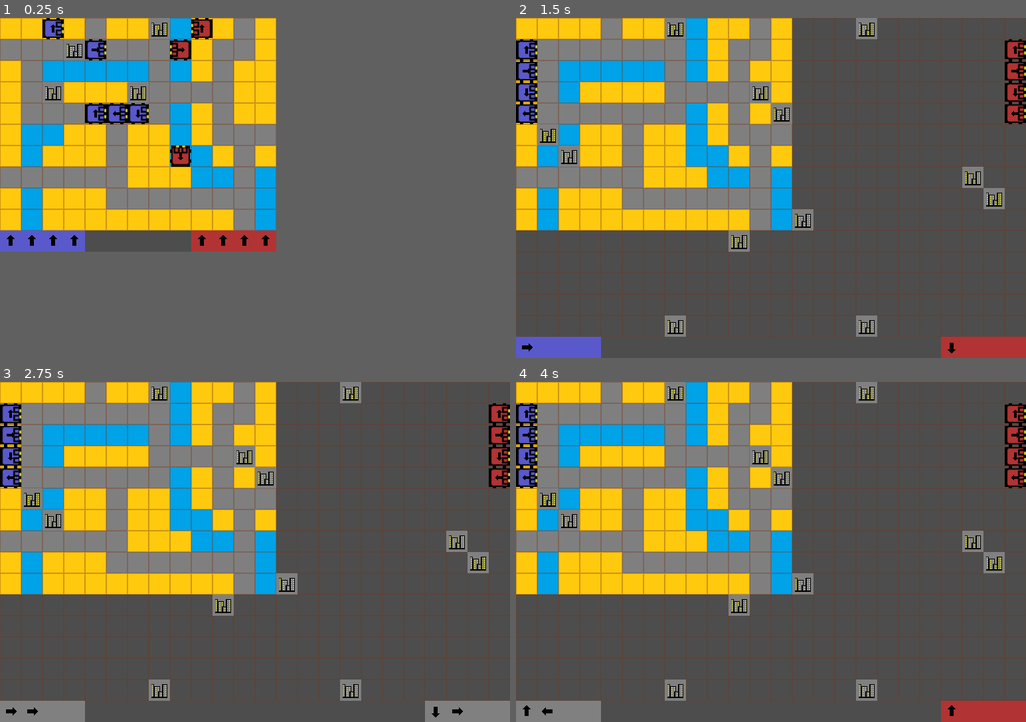
Above: before the commit, frames 1-4 (two rows, left to right).
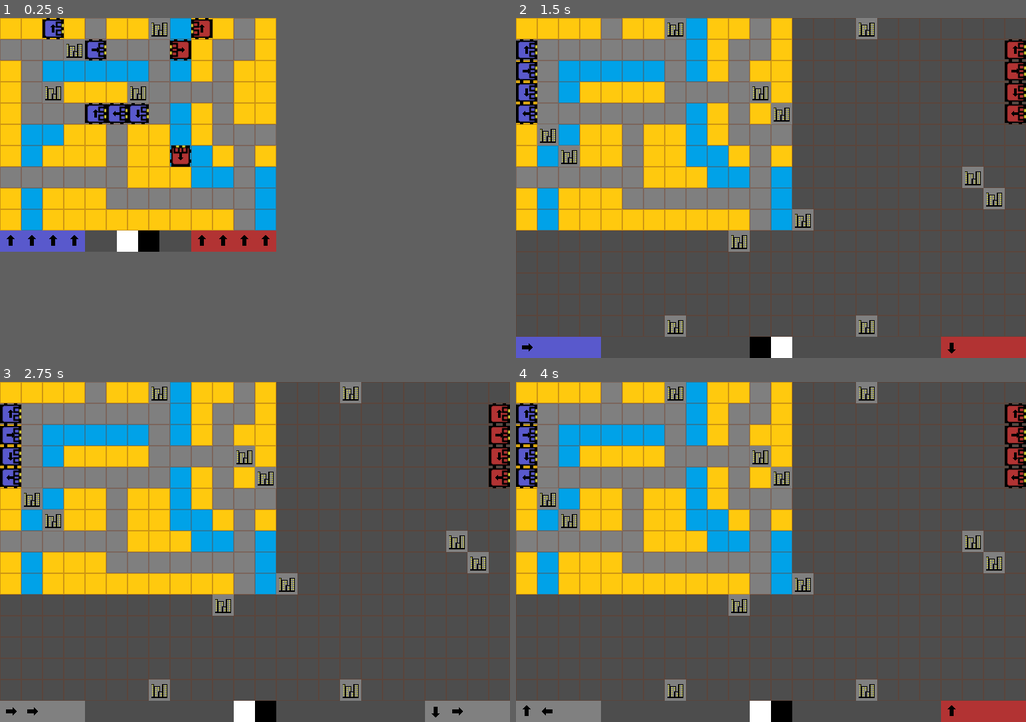
Above: after the commit, the same moments.

Repository: jelcofdice/MarchingBeat
Game: Godot game, scene res://Map.tscn
Two runs of this game, one before a commit and one after it. Both use one fixed random seed, a clock stepped at 60 frames per second and the inputs below.
Inputs:
- Up to frame 1 (0.25 s): no input
- Up to frame 2 (1.5 s): tap Enter at 0.5 s; hold D (player1_right) 0.53-1.28 s; tap Down (player2_down) at 0.6 s; tap Space (spacebar) at 1.25 s; hold S (player1_down) from 1.28 s (still down); tap Left (player2_left) at 1.35 s
- Up to frame 3 (2.75 s): release S (player1_down) at 2.03 s; hold D (player1_right) from 2.03 s (still down); tap Right (player2_right) at 2.1 s
- Up to frame 4 (4 s): tap Enter at 2.75 s; release D (player1_right) at 2.78 s; hold W (player1_up) 2.78-3.53 s; tap Up (player2_up) at 2.85 s; tap Space (spacebar) at 3.5, 3.6 s; hold A (player1_left) from 3.53 s (still down)

The runs differ from the first frame. In frame 1, 0.5% of the frame differs, in the area x 22-32%, y 62-69%; in frame 2, 0.5%; in frame 3, 0.5%; in frame 4, 0.5%.

Commit message:
feat(ui): Adds visual beat indicator

Diff:
--- a/Contest.gd
+++ b/Contest.gd
@@ -1,7 +1,7 @@
 class_name Contest
 extends GridSprite
 
-var lifetime: float = 4.0
+var lifetime: float = 2.0
 var age: float = 0.0
 
 func _ready():
--- a/Map.gd
+++ b/Map.gd
@@ -103,4 +103,4 @@
 	$Grid.grid_size = grid_size
 	var viewport_size: Vector2i = Vector2i(grid_size.x, grid_size.y+1) * tile_size
 	get_viewport().size = viewport_size
-	$UIRoot.size = viewport_size
+	$HUD.size = viewport_size
--- a/Map.tscn
+++ b/Map.tscn
@@ -4,8 +4,8 @@
 [ext_resource type="Script" path="res://Map.gd" id="2_t8eev"]
 [ext_resource type="Script" path="res://Grid.gd" id="3_ig4cb"]
 [ext_resource type="Texture2D" uid="uid://btjc055as2tnm" path="res://art/ui_sprites/tile_outline_32.png" id="4_xxk6c"]
-[ext_resource type="PackedScene" uid="uid://yr8ds7cusf4m" path="res://controller.tscn" id="5_xi3xu"]
 [ext_resource type="PackedScene" uid="uid://ch463wwyyf7r0" path="res://beat_sound.tscn" id="6_8ygd2"]
+[ext_resource type="PackedScene" uid="uid://cu8xhfe3hltu3" path="res://hud.tscn" id="6_arqim"]
 
 [node name="Map" type="TileMap" groups=["units"]]
 tile_set = ExtResource("1_gqfr5")
@@ -28,43 +28,16 @@
 
 [node name="HalfBeat" type="Timer" parent="."]
 
-[node name="UIRoot" type="Control" parent="."]
-layout_mode = 3
+[node name="BeatSound" parent="." instance=ExtResource("6_8ygd2")]
+
+[node name="HUD" parent="." instance=ExtResource("6_arqim")]
 anchors_preset = 0
-offset_right = 417.0
-offset_bottom = 319.0
-
-[node name="Controller1" parent="UIRoot" instance=ExtResource("5_xi3xu")]
-layout_mode = 1
-anchors_preset = 2
-anchor_left = 0.0
-anchor_top = 1.0
 anchor_right = 0.0
-anchor_bottom = 1.0
-offset_left = 0.0
-offset_top = -32.0
-offset_right = 128.0
-offset_bottom = 0.0
+anchor_bottom = 0.0
+offset_right = 416.0
+offset_bottom = 352.0
 grow_horizontal = 1
-grow_vertical = 0
-color = Color(0.392157, 0.392157, 0.823529, 1)
-
-[node name="Controller2" parent="UIRoot" instance=ExtResource("5_xi3xu")]
-layout_mode = 1
-anchors_preset = 3
-anchor_left = 1.0
-anchor_top = 1.0
-anchor_right = 1.0
-anchor_bottom = 1.0
-offset_left = -128.0
-offset_top = -32.0
-offset_right = 0.0
-offset_bottom = 0.0
-grow_horizontal = 0
-grow_vertical = 0
-team = 1
-
-[node name="BeatSound" parent="." instance=ExtResource("6_8ygd2")]
+grow_vertical = 1
 
 [connection signal="timeout" from="Beat" to="." method="_on_beat_timeout"]
 [connection signal="timeout" from="HalfBeat" to="." method="_on_half_beat_timeout"]
--- a/controller.gd
+++ b/controller.gd
@@ -76,11 +76,12 @@
 
 func _redraw_arrows():
     for i in range(len(_arrows)):
+        var arrow = _arrows[i]
         if len(_word) > i:
-            _arrows[i].modulate.a = 1
-            _arrows[i].rotation = _word[i] * PI/2
+            arrow.visible = true
+            arrow.rotation = _word[i] * PI/2
         else:
-            _arrows[i].modulate.a = 0
+            arrow.visible = false
 
 func set_tile_size(new_tile_size: int):
     # Update size of display area and all children by setting new pixel size of tiles
--- /dev/null
+++ b/hud.gd
@@ -0,0 +1,30 @@
+extends Control
+var grid_size: Vector2i = Vector2i(13, 10)
+var tile_size: int = 32
+
+const color_1: Color = Color(0.0, 0.0, 0.0)
+const color_2: Color = Color(1.0, 1.0, 1.0)
+var even: bool = true
+
+func _ready():
+    SignalBus.beat.connect(_on_beat)
+
+func _on_beat():
+    if even:
+        $BeatIndicatorLeft.color = color_1
+        $BeatIndicatorRight.color = color_2
+    else:
+        $BeatIndicatorLeft.color = color_2
+        $BeatIndicatorRight.color = color_1
+    even = !even
+
+func set_tile_size(value: int) -> void:
+    tile_size = value
+    for child in get_children():
+        if child is Controller:
+            child.set_tile_size(tile_size)
+        else: # BeatIndicators
+            child.size = tile_size
+
+func _on_resized():
+    pass
--- /dev/null
+++ b/hud.tscn
@@ -0,0 +1,72 @@
+[gd_scene load_steps=3 format=3 uid="uid://cu8xhfe3hltu3"]
+
+[ext_resource type="Script" path="res://hud.gd" id="1_r4i5e"]
+[ext_resource type="PackedScene" uid="uid://yr8ds7cusf4m" path="res://controller.tscn" id="2_kld8o"]
+
+[node name="HUD" type="Control"]
+layout_mode = 3
+anchors_preset = 15
+anchor_right = 1.0
+anchor_bottom = 1.0
+grow_horizontal = 2
+grow_vertical = 2
+script = ExtResource("1_r4i5e")
+
+[node name="Controller" parent="." instance=ExtResource("2_kld8o")]
+layout_mode = 1
+anchors_preset = 2
+anchor_left = 0.0
+anchor_top = 1.0
+anchor_right = 0.0
+anchor_bottom = 1.0
+offset_left = 0.0
+offset_top = -32.0
+offset_right = 128.0
+offset_bottom = 0.0
+grow_horizontal = 1
+grow_vertical = 0
+
+[node name="Controller2" parent="." instance=ExtResource("2_kld8o")]
+layout_mode = 1
+anchors_preset = 3
+anchor_left = 1.0
+anchor_top = 1.0
+anchor_right = 1.0
+anchor_bottom = 1.0
+offset_left = -128.0
+offset_top = -32.0
+offset_right = 0.0
+offset_bottom = 0.0
+grow_horizontal = 0
+grow_vertical = 0
+color = Color(0.403922, 0.403922, 0.917647, 1)
+team = 1
+
+[node name="BeatIndicatorLeft" type="ColorRect" parent="."]
+layout_mode = 1
+anchors_preset = 7
+anchor_left = 0.5
+anchor_top = 1.0
+anchor_right = 0.5
+anchor_bottom = 1.0
+offset_right = 32.0
+offset_bottom = 32.0
+grow_horizontal = 2
+grow_vertical = 0
+rotation = 3.14159
+
+[node name="BeatIndicatorRight" type="ColorRect" parent="."]
+layout_mode = 1
+anchors_preset = -1
+anchor_left = 0.5
+anchor_top = 1.0
+anchor_right = 0.5
+anchor_bottom = 1.0
+offset_right = 32.0
+offset_bottom = 32.0
+grow_horizontal = 2
+grow_vertical = 0
+rotation = 4.71239
+color = Color(0, 0, 0, 1)
+
+[connection signal="resized" from="." to="." method="_on_resized"]
Not shown, changed: TODO.md
